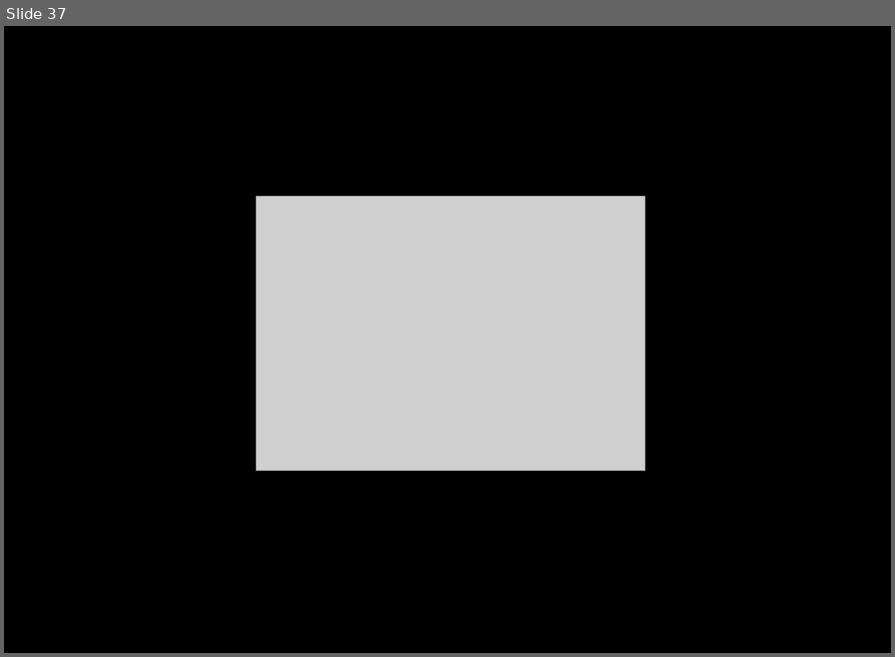
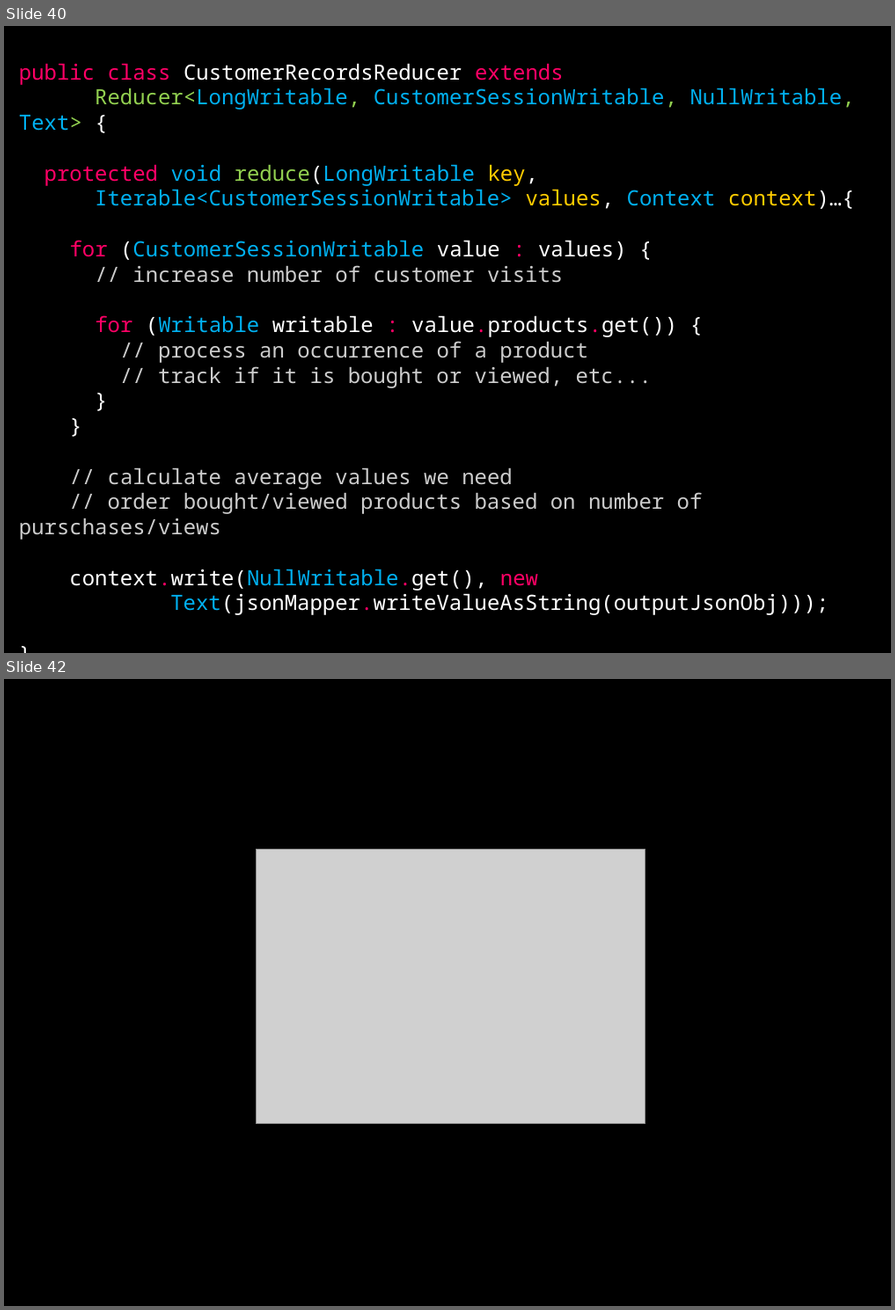
Before and after one commit to dzamurovic/coding-serbia-2014, a slide deck: coding-serbia.pptx. Shown one above the other, each under a label of ours: slide 37 before the commit, slides 40 and 42 after it; the slides between them are not shown. The pictures are 895x657 and 895x1310 pixels, drawn with LibreOffice and Linux fonts; fonts in the diff are those of the drawing; grey boxes stand for pictures. Boxes give left, top, right and bottom in pixels: in the first picture for what was removed or moved away, otherwise in the second. Text is boxed around its words. In the diff, an @@ line names an element or a change of style, - is before the commit and + after.

```diff
--- a/coding-serbia.pptx
+++ b/coding-serbia.pptx
@@ slide 40 added at box(4, 26, 891, 653), background #000000 @@
@@ rectangle added at box(4, 26, 891, 629), fill #000000, outline #000000 2 pt, 20 pt, text #CCCCCC @@
+public class CustomerRecordsReducer extends
+Reducer<LongWritable, CustomerSessionWritable, NullWritable, Text> {
+protected void reduce(LongWritable key, Iterable<CustomerSessionWritable> values, Context context)…{
+for (CustomerSessionWritable value : values) {
+// increase number of customer visits
+for (Writable writable : value.products.get()) {
+// process an occurrence of a product
+// track if it is bought or viewed, etc...
+}
+}
+// calculate average values we need
+// order bought/viewed products based on number of purschases/views
+context.write(NullWritable.get(), new Text(jsonMapper.writeValueAsString(outputJsonObj)));
+}
@@ what was slide 37 is now slide 42 @@
```
Also in this commit, not shown: 4 slides changed, 4 other slides added.
